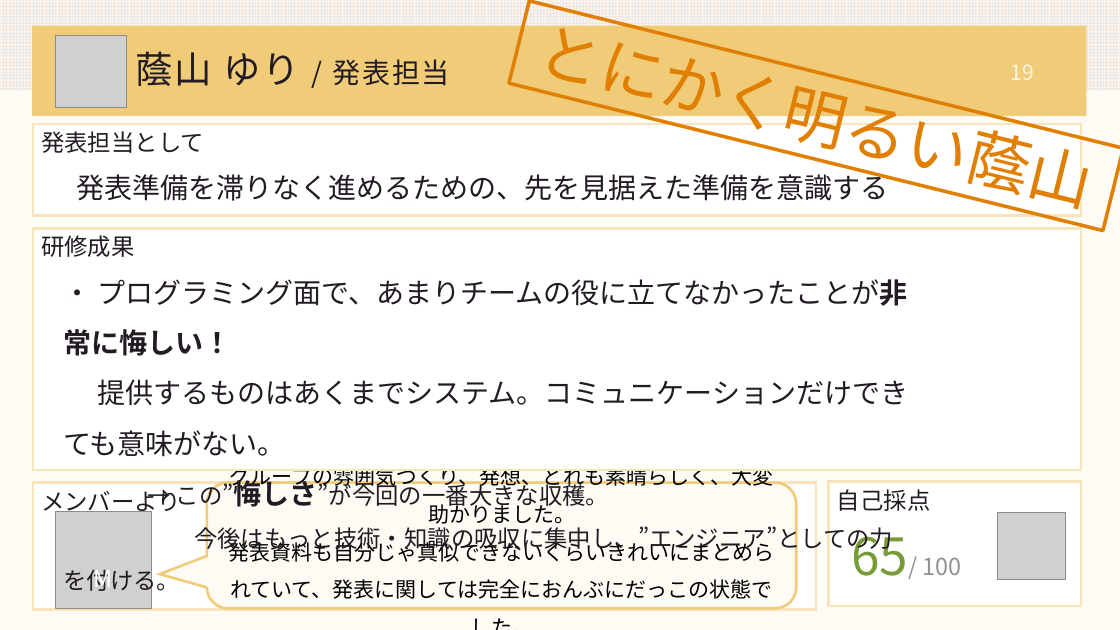
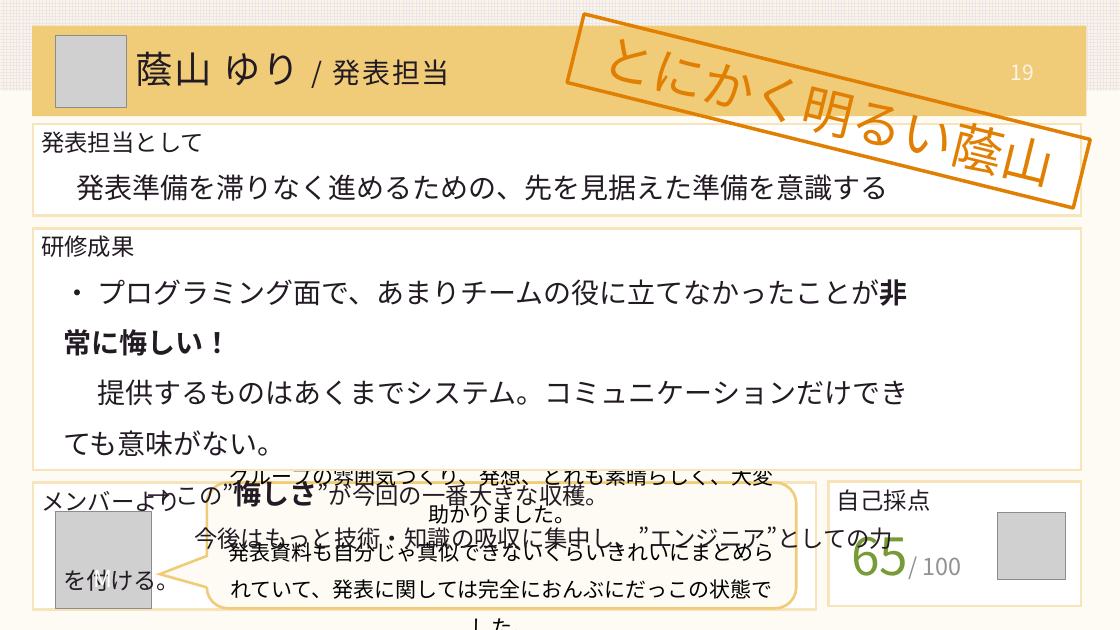
Before and after one commit to DOJO-2021/A-4, a slide deck: slide 19 of documents/worldMap発表資料改良.pptx. Drawn at 1120x630 pixels with LibreOffice and Linux fonts; fonts in the diff are those of the drawing; grey boxes stand for pictures. Boxes give left, top, right and bottom in pixels: in the first picture for what was removed or moved away, otherwise in the second. Text is boxed around its words. In the diff, an @@ line names an element or a change of style, - is before the commit and + after.

Commit message:
発表資料　最終プッシュ！

```diff
--- a/documents/worldMap発表資料改良.pptx
+++ b/documents/worldMap発表資料改良.pptx
@@ rectangle "とにかく明るい蔭山": place and size @@
-rectangle "とにかく明るい蔭山" at box(509, 1, 1120, 230)
+rectangle "とにかく明るい蔭山" at box(567, 14, 1091, 208)
@@ rectangle "とにかく明るい蔭山" at box(567, 14, 1091, 208): size 54 to 44 pt @@
```
Also in this commit, not shown: 6 other slides changed.
